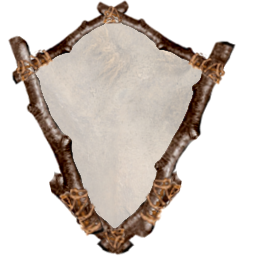
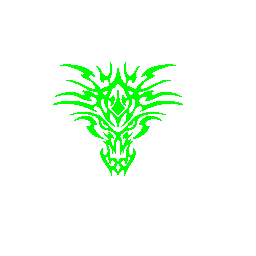
Revision of a layered w=256, h=256 image; what changed, layer by layer:
hid "Layer #10" over [left=15, top=5, right=226, bottom=250]
hid "Layer #11" over [left=8, top=0, right=236, bottom=256]
hid "Layer #7" over [left=34, top=17, right=204, bottom=230]
showed "Layer #4", painted on it over [left=52, top=61, right=184, bottom=176]
